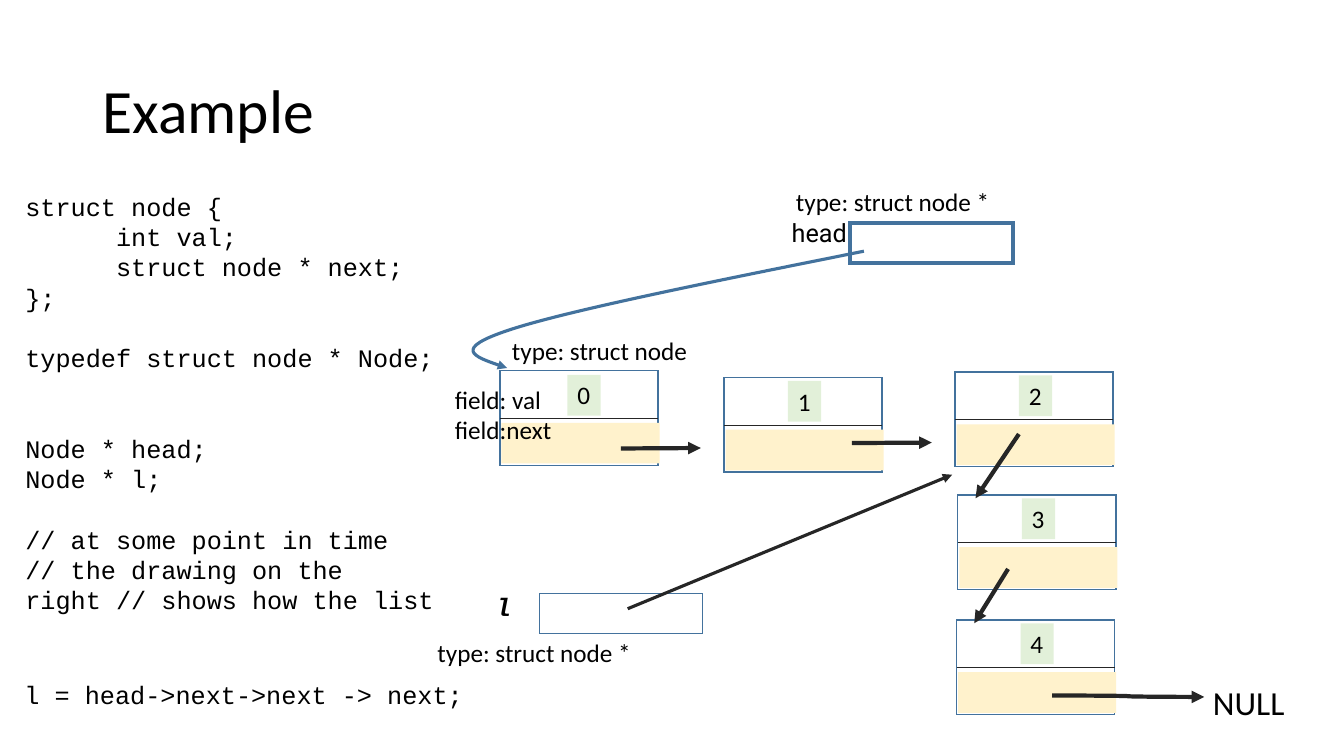
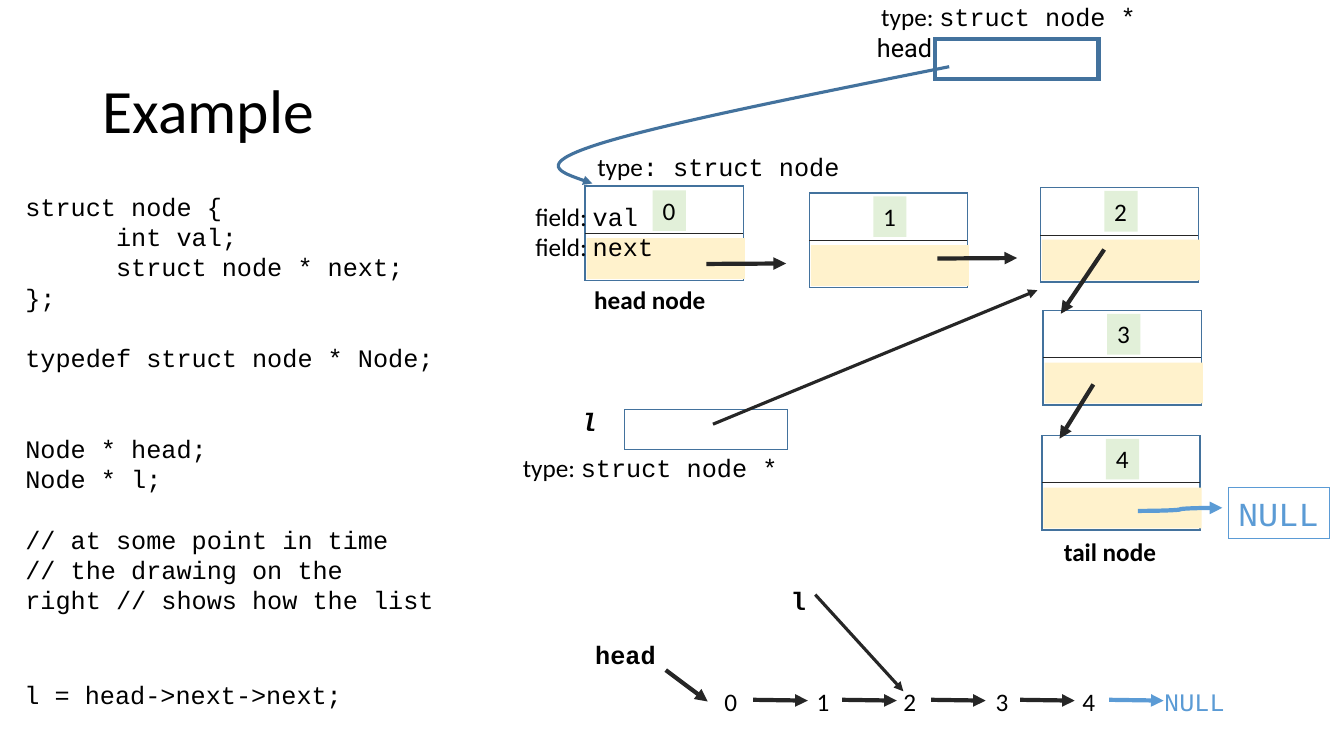
Before and after one commit to rbadrinath/FCP, a slide deck: slide 5 of slides/14-LinkedLists.pptx. Drawn at 1344x756 pixels with LibreOffice and Linux fonts; fonts in the diff are those of the drawing. Boxes give left, top, right and bottom in pixels: in the first picture for what was removed or moved away, otherwise in the second. Text is boxed around its words. In the diff, an @@ line names an element or a change of style, - is before the commit and + after.

```diff
--- a/slides/14-LinkedLists.pptx
+++ b/slides/14-LinkedLists.pptx
@@ text "type: struct node *": place and size @@
-text "type: struct node *" at (796,193,971,215)
+text "type: struct node *" at (881,8,1105,30)
@@ text "type: struct node *" at (881,8,1105,30): font Calibri to Courier New in "struct node *" @@
@@ text "type: struct node": place and size @@
-text "type: struct node" at (512,342,687,364)
+text "type: struct node" at (597,157,839,180)
@@ text "type: struct node" at (597,157,839,180): font Calibri to Courier New in "type: struct node" @@
@@ text at (535,205,653,263): spaces changed @@
-field: val
-field:next
+field: val
+field: next
@@ 17 rectangles, 5 lines, 5 arrows, 2 texts, 1 freeform shape: place and size @@
-17 rectangles, 5 lines, 5 arrows, 2 texts, 1 freeform shape at (476,223,1118,715)
+17 rectangles, 5 lines, 5 arrows, 2 texts, 1 freeform shape at (561,38,1203,530)
@@ text added at (594,291,705,310), 18 pt, text #000000, bold @@
+head node
@@ text "type: struct node *" at (523,459,747,481): font Calibri to Courier New in "struct node *" @@
@@ text "type: struct node *": place and size @@
-text "type: struct node *" at (437,644,612,666)
+text "type: struct node *" at (523,459,747,481)
@@ curved arrow moved from (1053, 696) - (1205, 697) to (1138, 511) - (1223, 508) @@
@@ curved arrow (1138, 511) - (1223, 508): stroke #262626 3 pt to #5B9BD5 3 pt @@
@@ rectangle "NULL": place and size @@
-rectangle "NULL" at (1213,693,1284,716)
+rectangle "NULL" at (1228,488,1330,538)
@@ rectangle "NULL" at (1228,488,1330,538): font Calibri to Courier New, text colour #000000 to #5B9BD5; outline none to #5B9BD5 0.75 pt @@
@@ text added at (1064,543,1156,561), 18 pt, text #000000, bold @@
+tail node
@@ text added at (791,592,806,610), 18 pt, text #000000, bold @@
+l
@@ arrow added from (816, 595) to (903, 692), #262626 2.25 pt @@
@@ text at (24,686,342,709): text changed @@
-l = head->next->next -> next;
+l = head->next->next;
@@ group added at (595,645,1224,711): 6 arrows, 2 texts @@
+head
+0 1 2 3 4 NULL
```
Also in this commit, not shown: 1 other slide changed.
